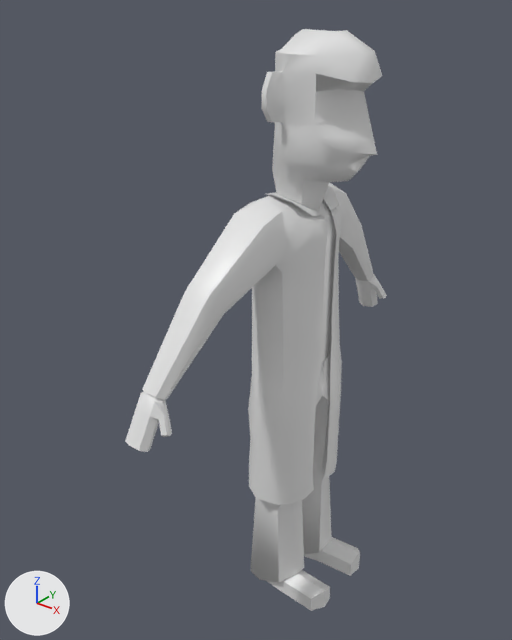
One commit to the FBX model Art/SK/SK_Enemy.fbx: the scene before it, then after it.
The view is the same before and after, from a 50 mm lens placed at (1.38, -2.08, 2.49), pointed at (-0.21, -0.1, 1.26). The axes (+X, +Y, +Z) are drawn at lower left. The lights are the same throughout. Where no turn or scale is listed for an object, it has been applied to the vertices.
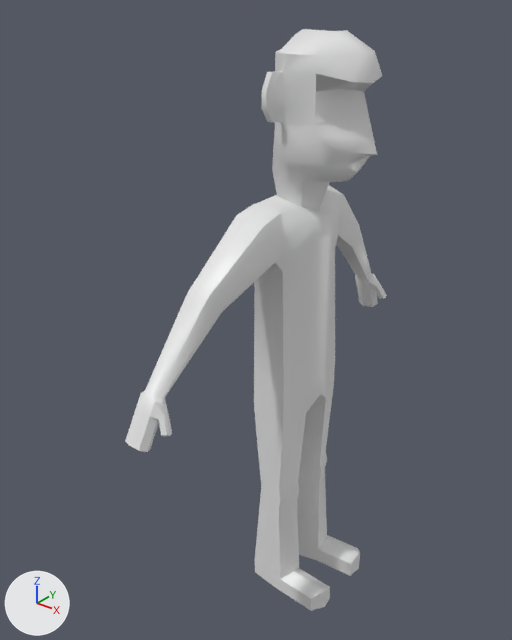
The newer file is also rescaled (x0.244), turned or shifted as a whole; pictures and numbers use the older file's frame.

The change in detail:
Object 'Cube.003' (ob_cube_003) is deleted.

Changed parts and their boxes [x1, y1, x2, y2] in the pictures (512 x 640 px):
'Cube.003', deleted
    before: [142, 183, 374, 582]
'Cube.002', unchanged, uncovered by the edit
    both: [125, 29, 387, 611]
